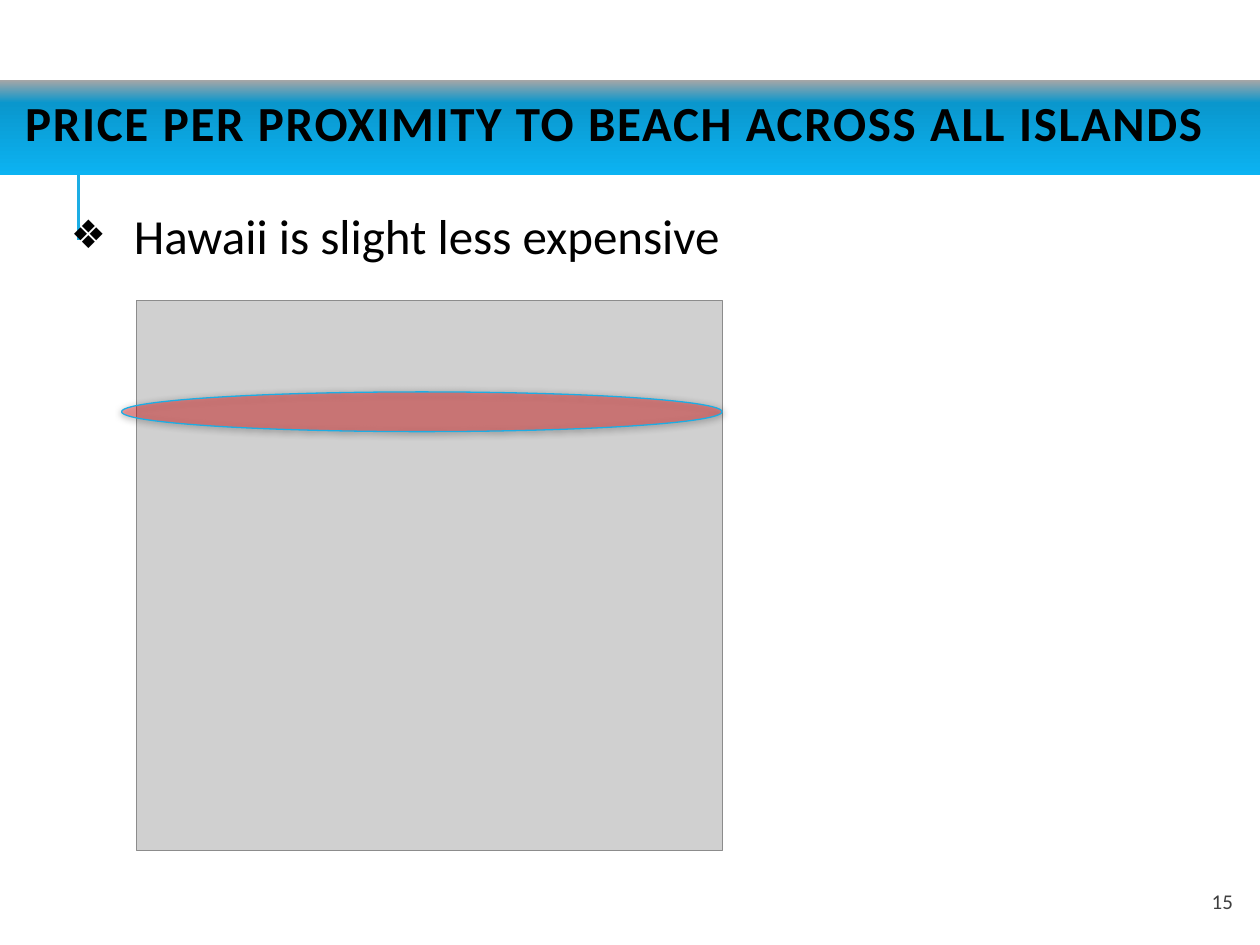
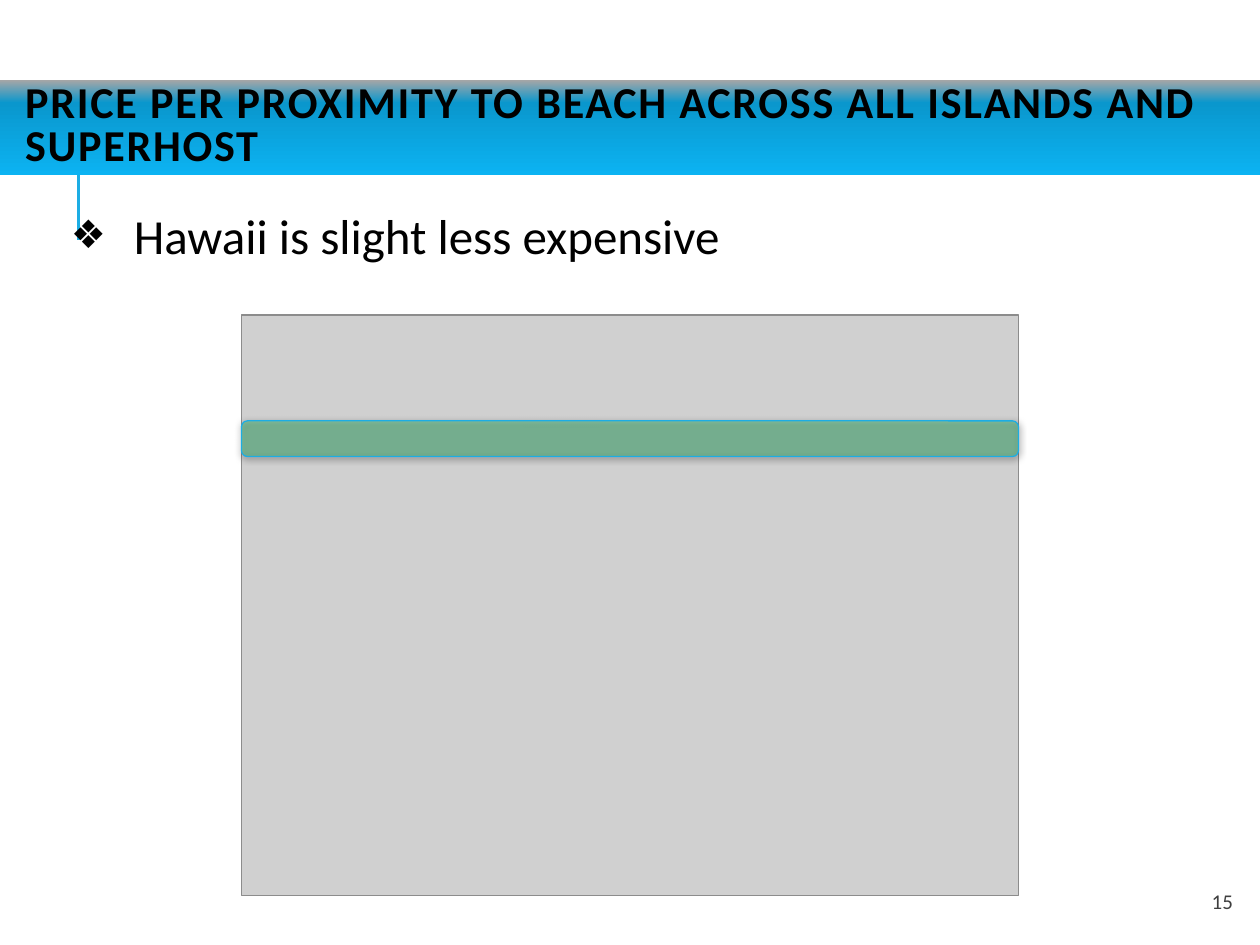
Before and after one commit to jaminiowa/Group-1-Project, a slide deck: slide 15 of Group1 Project - AirBnb Analysis.pptx. Drawn at 1260x945 pixels with LibreOffice and Linux fonts; fonts in the diff are those of the drawing; grey boxes stand for pictures. Boxes give left, top, right and bottom in pixels: in the first picture for what was removed or moved away, otherwise in the second. Text is boxed around its words. In the diff, an @@ line names an element or a change of style, - is before the commit and + after.

```diff
--- a/Group1 Project - AirBnb Analysis.pptx
+++ b/Group1 Project - AirBnb Analysis.pptx
@@ title at [25,82,1194,162]: text changed; size 28 to 25.2 pt @@
-PRICE PER PROXIMITY TO BEACH ACROSS ALL ISLANDS
+PRICE PER PROXIMITY TO BEACH ACROSS ALL ISLANDS AND SUPERHOST
@@ picture: place and size @@
-picture at [136,301,722,850]
+picture at [242,315,1019,896]
@@ ellipse removed at [122,392,723,432] @@
@@ rounded rectangle added at [242,421,1019,456], fill #00B050 at 33% opacity, outline #1CADE4 0.75 pt @@
```
Also in this commit, not shown: 18 other slides changed, 2 slides added, 1 slide removed.
